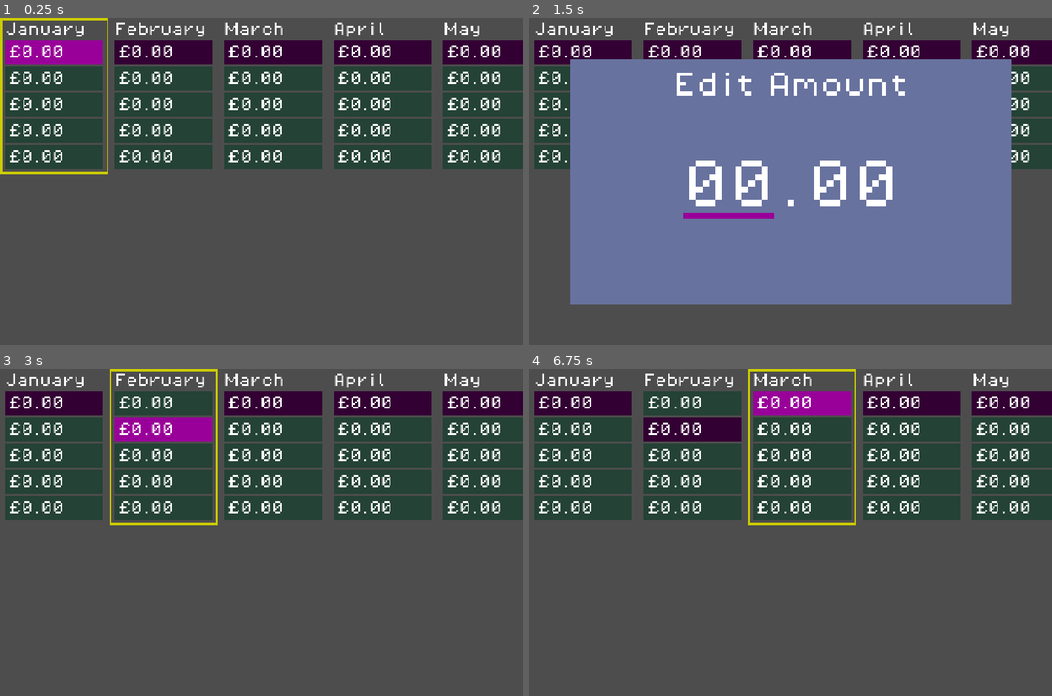
Above: before the commit, frames 1-4 (two rows, left to right).
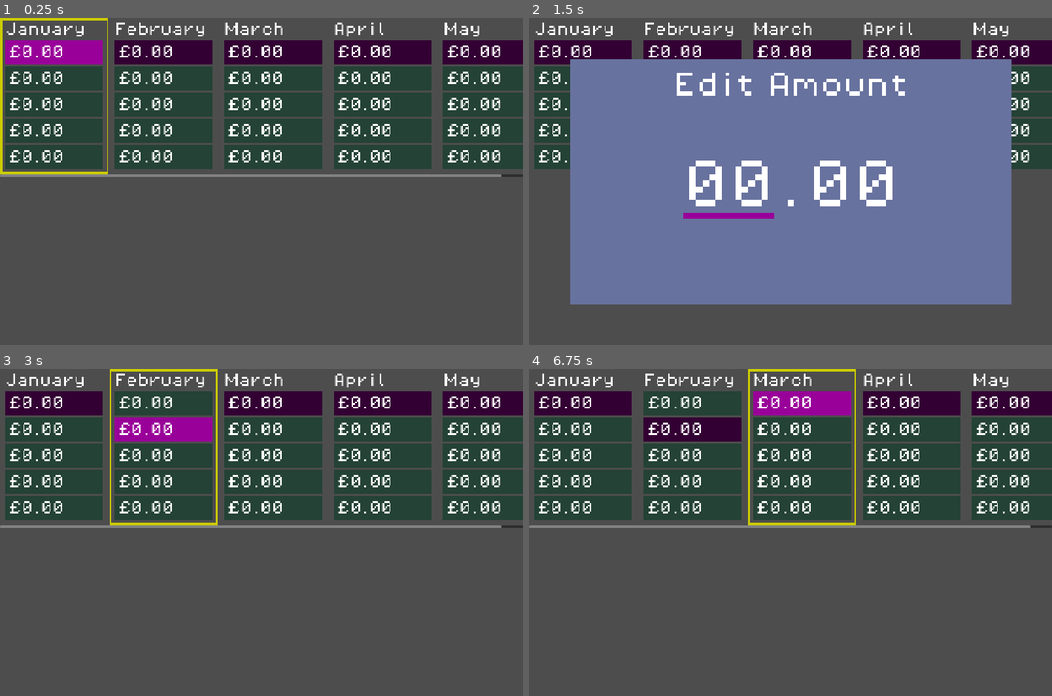
Above: after the commit, the same moments.

Repository: phrasmotica/budget-visualiser
Game: Godot game, scene res://scenes/ui/year_grid/year_grid.tscn
Two runs of this game, one before a commit and one after it. Both use one fixed random seed, a clock stepped at 60 frames per second and the inputs below. This scene is started directly instead of the project's main scene.
Inputs:
- Up to frame 1 (0.25 s): no input
- Up to frame 2 (1.5 s): tap Enter (ui_accept) at 0.5, 0.77, 1.25 s; hold Right (ui_right) 0.53-1.28 s; tap Shift (bulk_modifier) at 0.6, 1.35 s; hold Down (ui_down) from 1.28 s (still down)
- Up to frame 3 (3 s): tap Enter (ui_accept) at 1.52, 2, 2.75 s; release Down (ui_down) at 2.03 s; hold Right (ui_right) 2.03-2.78 s; tap Shift (bulk_modifier) at 2.1, 2.85 s; hold Up (ui_up) from 2.78 s (still down)
- Up to frame 4 (6.75 s): tap Enter (ui_accept) at 3.02, 3.5, 3.77, 4.25, 4.52, 6.02 s; release Up (ui_up) at 3.53 s; hold Left (ui_left) 3.53-5.03 s; tap Shift (bulk_modifier) every 0.75 s from 3.6 to 6.6 s; hold Down (ui_down) 5.03-5.78 s; hold Right (ui_right) 5.78-6.53 s; hold Up (ui_up) from 6.53 s (still down)

The runs differ from the first frame. In frame 1, 0.8% of the frame differs, in the area x 0-100%, y 47-49%; in frame 2, nothing differs; in frame 3, 0.8%; in frame 4, 0.8%.

Commit message:
Change base type of YearGrid to ScrollContainer. Allow scrolling it while idle

Diff:
--- a/scenes/ui/year_grid/states/year_grid_state_disabled.gd
+++ b/scenes/ui/year_grid/states/year_grid_state_disabled.gd
@@ -3,6 +3,8 @@
 
 func _enter_tree() -> void:
 	print("%s is now disabled" % _year_grid.name)
+
+	_year_grid.horizontal_scroll_mode = ScrollContainer.SCROLL_MODE_DISABLED
 
 	_month_grid_manager.pause()
 
--- a/scenes/ui/year_grid/states/year_grid_state_idle.gd
+++ b/scenes/ui/year_grid/states/year_grid_state_idle.gd
@@ -3,6 +3,8 @@
 
 func _enter_tree() -> void:
 	print("%s is now idle" % _year_grid.name)
+
+	_year_grid.horizontal_scroll_mode = ScrollContainer.SCROLL_MODE_AUTO
 
 	if _month_grid_manager.count() > 0:
 		_month_grid_manager.highlight(_index_tracker.current())
--- a/scenes/ui/year_grid/year_grid.gd
+++ b/scenes/ui/year_grid/year_grid.gd
@@ -1,5 +1,5 @@
 class_name YearGrid
-extends HBoxContainer
+extends ScrollContainer
 
 enum State { DISABLED, IDLE }
 
--- a/scenes/ui/year_grid/year_grid.tscn
+++ b/scenes/ui/year_grid/year_grid.tscn
@@ -5,34 +5,37 @@
 [ext_resource type="Script" uid="uid://coftjs0d1j04x" path="res://scenes/ui/year_grid/month_grid_manager.gd" id="2_dllf6"]
 [ext_resource type="PackedScene" uid="uid://dw7xjnqey7y0y" path="res://scenes/ui/amount_entry_modal/amount_entry_modal.tscn" id="4_qje5h"]
 
-[node name="YearGrid" type="HBoxContainer"]
-offset_right = 40.0
-offset_bottom = 40.0
-theme_override_constants/separation = 4
+[node name="YearGrid" type="ScrollContainer"]
+custom_minimum_size = Vector2(1280, 380)
+vertical_scroll_mode = 0
 script = ExtResource("1_ranu4")
 
-[node name="MonthGridManager" type="Node" parent="." node_paths=PackedStringArray("month_grids")]
+[node name="HBoxContainer" type="HBoxContainer" parent="."]
+layout_mode = 2
+theme_override_constants/separation = 4
+
+[node name="MonthGridManager" type="Node" parent="HBoxContainer" node_paths=PackedStringArray("month_grids")]
 unique_name_in_owner = true
 script = ExtResource("2_dllf6")
 month_grids = [NodePath("../MonthGrid0"), NodePath("../MonthGrid1"), NodePath("../MonthGrid2"), NodePath("../MonthGrid3"), NodePath("../MonthGrid4")]
 
-[node name="MonthGrid0" parent="." instance=ExtResource("1_u3l1x")]
+[node name="MonthGrid0" parent="HBoxContainer" instance=ExtResource("1_u3l1x")]
 layout_mode = 2
 month_name = "January"
 
-[node name="MonthGrid1" parent="." instance=ExtResource("1_u3l1x")]
+[node name="MonthGrid1" parent="HBoxContainer" instance=ExtResource("1_u3l1x")]
 layout_mode = 2
 month_name = "February"
 
-[node name="MonthGrid2" parent="." instance=ExtResource("1_u3l1x")]
+[node name="MonthGrid2" parent="HBoxContainer" instance=ExtResource("1_u3l1x")]
 layout_mode = 2
 month_name = "March"
 
-[node name="MonthGrid3" parent="." instance=ExtResource("1_u3l1x")]
+[node name="MonthGrid3" parent="HBoxContainer" instance=ExtResource("1_u3l1x")]
 layout_mode = 2
 month_name = "April"
 
-[node name="MonthGrid4" parent="." instance=ExtResource("1_u3l1x")]
+[node name="MonthGrid4" parent="HBoxContainer" instance=ExtResource("1_u3l1x")]
 layout_mode = 2
 month_name = "May"
 
@@ -44,6 +47,7 @@
 anchor_bottom = 1.0
 grow_horizontal = 2
 grow_vertical = 2
+mouse_filter = 2
 
 [node name="AmountEntryModal" parent="CanvasLayer/CenterContainer" instance=ExtResource("4_qje5h")]
 unique_name_in_owner = true
